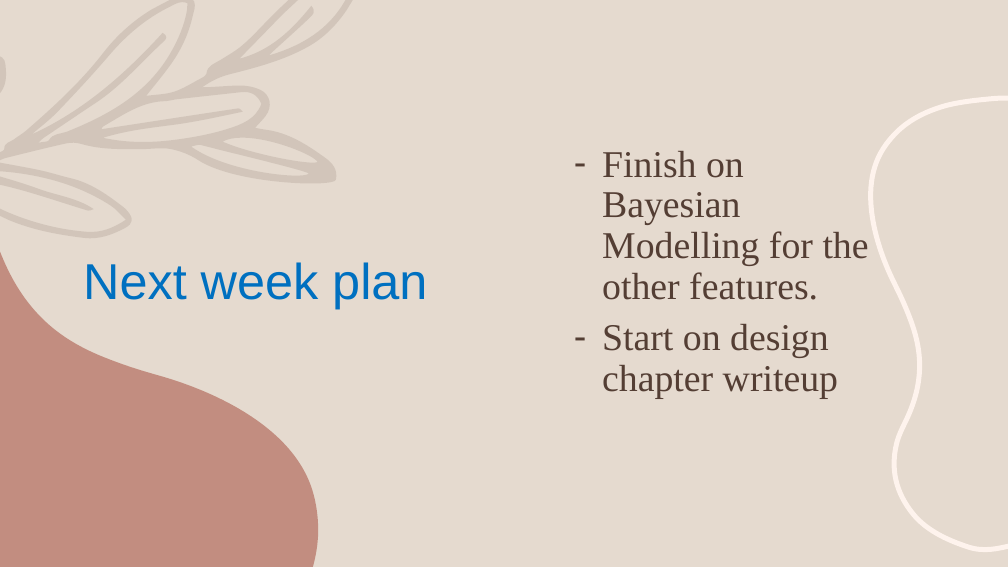
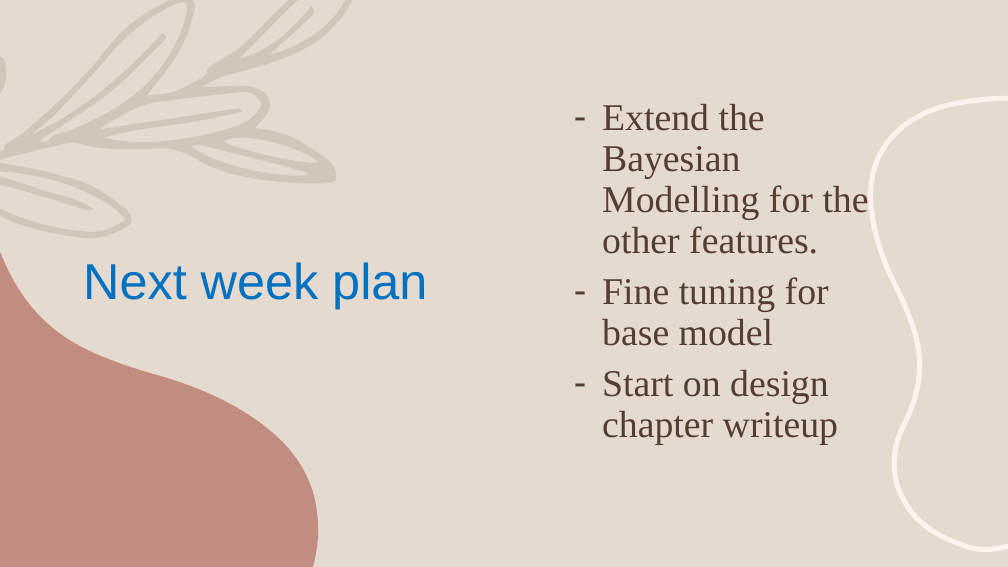
Before and after one commit to GraceWangui/bayesian-causal-analysis, a slide deck: slide 13 of Presentations/MSC DISSERTATION Presentations.pptx. Drawn at 1008x567 pixels with LibreOffice and Linux fonts; fonts in the diff are those of the drawing. Boxes give left, top, right and bottom in pixels: in the first picture for what was removed or moved away, otherwise in the second. Text is boxed around its words. In the diff, an @@ line names an element or a change of style, - is before the commit and + after.

Commit message:
bayesian models

```diff
--- a/Presentations/MSC DISSERTATION Presentations.pptx
+++ b/Presentations/MSC DISSERTATION Presentations.pptx
@@ text at (602, 104, 869, 346): text changed @@
-– Finish on Bayesian Modelling for the other features.
+– Extend the Bayesian Modelling for the other features.
+– Fine tuning for base model
```
Also in this commit, not shown: 1 other slide changed, 8 other files.
